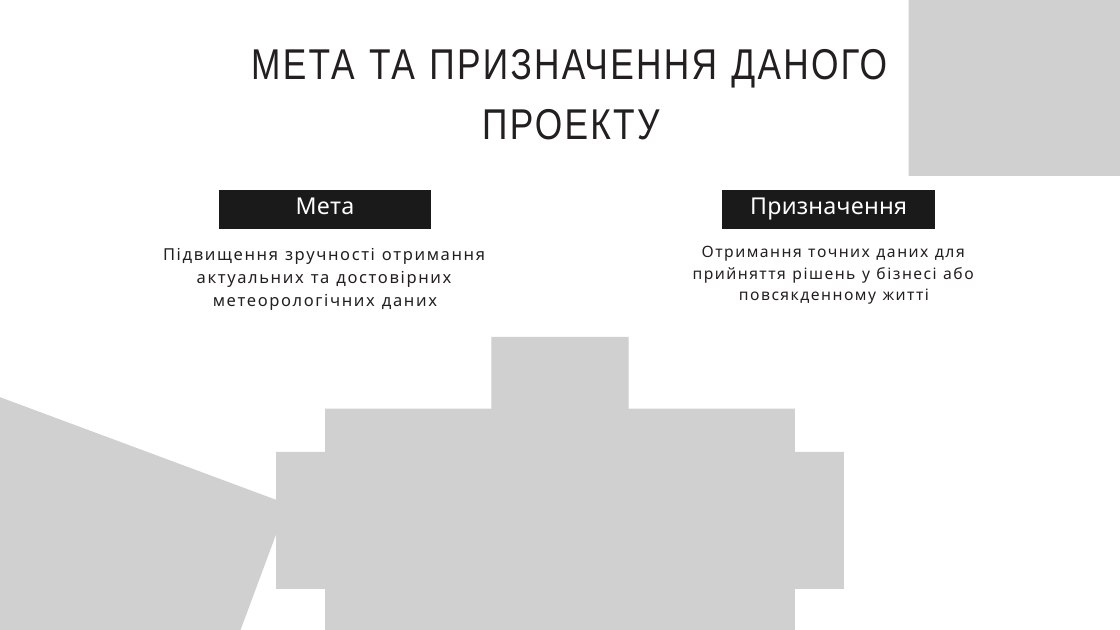
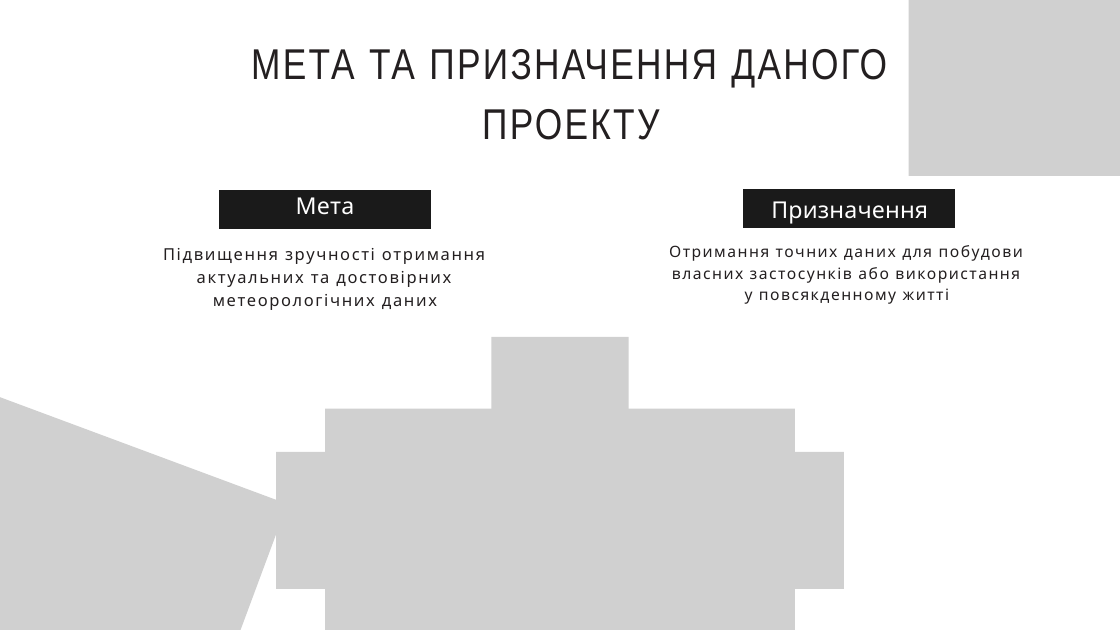
Before and after one commit to Vartan14/WeatherService, a slide deck: slide 2 of Weather Wizard Presentation.pptx. Drawn at 1120x630 pixels with LibreOffice and Linux fonts; fonts in the diff are those of the drawing; grey boxes stand for pictures; background and template pictures are left out. Boxes give left, top, right and bottom in pixels: in the first picture for what was removed or moved away, otherwise in the second. Text is boxed around its words. In the diff, an @@ line names an element or a change of style, - is before the commit and + after.

```diff
--- a/Weather Wizard Presentation.pptx
+++ b/Weather Wizard Presentation.pptx
@@ freeform shape: place and size @@
-freeform shape at [722,190,935,230]
+freeform shape at [743,189,955,228]
@@ text "Призначення": place and size @@
-text "Призначення" at [750,197,907,220]
+text "Призначення" at [771,201,928,224]
@@ text at [669,245,1023,304]: text changed @@
-Отримання точних даних для прийняття рішень у бізнесі або повсякденному житті
+Отримання точних даних для побудови власних застосунків або використання у повсякденному житті
```
Also in this commit, not shown: 1 other slide changed, 14 other files.
